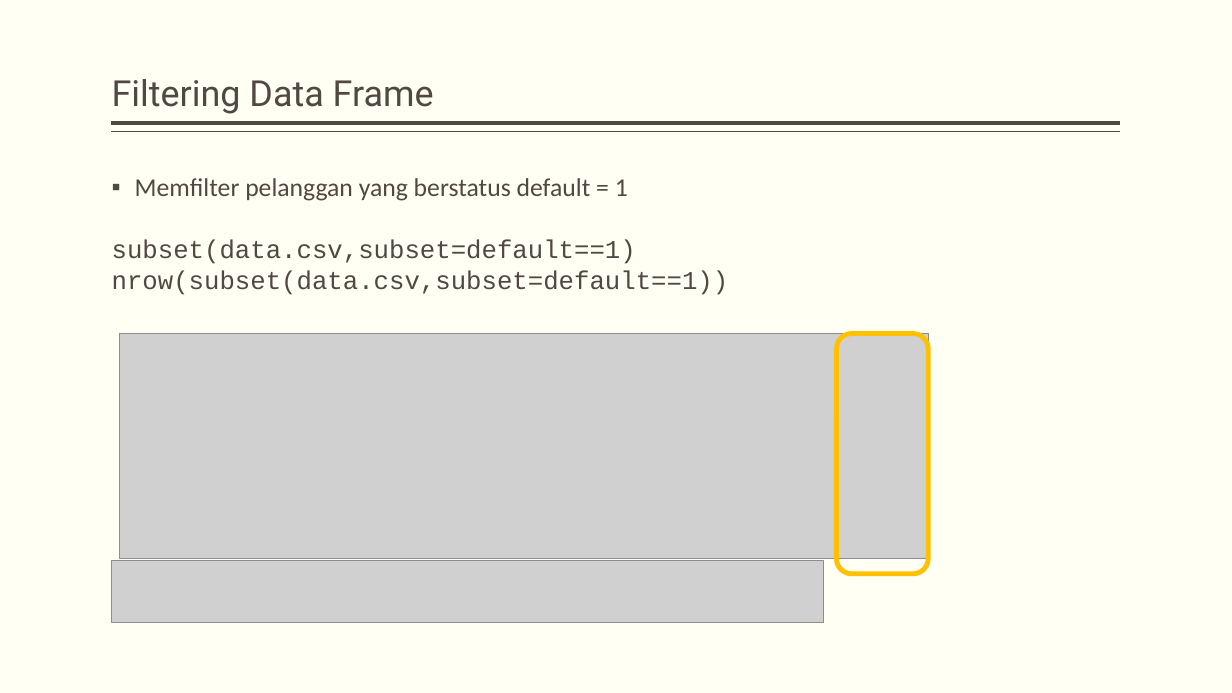
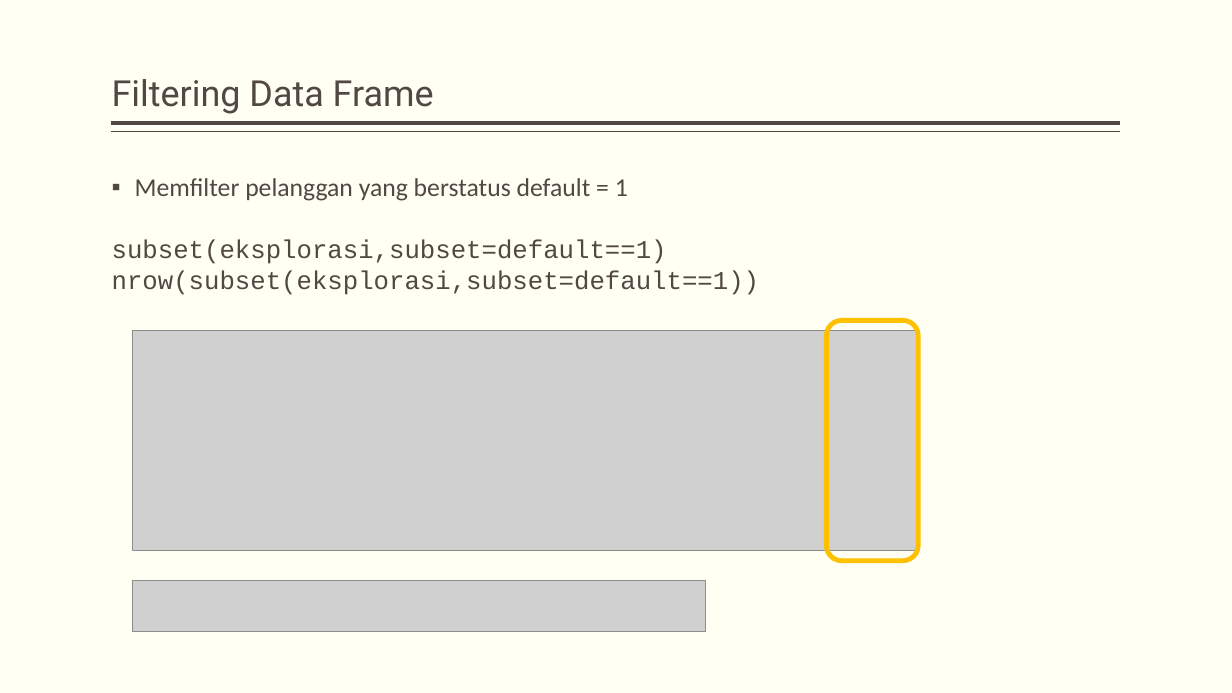
Before and after one commit to dewikiswani/ganesha--R, a slide deck: slide 66 of 201907 -- Pelatihan R ganesha - day1.pptx (slide 65 before the commit). Drawn at 1232x693 pixels with LibreOffice and Linux fonts; fonts in the diff are those of the drawing; grey boxes stand for pictures. Boxes give left, top, right and bottom in pixels: in the first picture for what was removed or moved away, otherwise in the second. Text is boxed around its words. In the diff, an @@ line names an element or a change of style, - is before the commit and + after.

```diff
--- a/201907 -- Pelatihan R ganesha - day1.pptx
+++ b/201907 -- Pelatihan R ganesha - day1.pptx
@@ text at <box>112,239,759,295</box>: text changed @@
-subset(data.csv,subset=default==1)
-nrow(subset(data.csv,subset=default==1))
+subset(eksplorasi,subset=default==1)
+nrow(subset(eksplorasi,subset=default==1))
@@ rounded rectangle: place and size @@
-rounded rectangle at <box>836,334,928,574</box>
+rounded rectangle at <box>826,321,918,561</box>
@@ picture: place and size @@
-picture at <box>120,334,929,559</box>
+picture at <box>133,331,919,552</box>
@@ picture removed at <box>112,560,823,622</box> @@
@@ picture added at <box>133,580,706,632</box> @@
```
Also in this commit, not shown: 52 other slides changed, 3 slides added.
